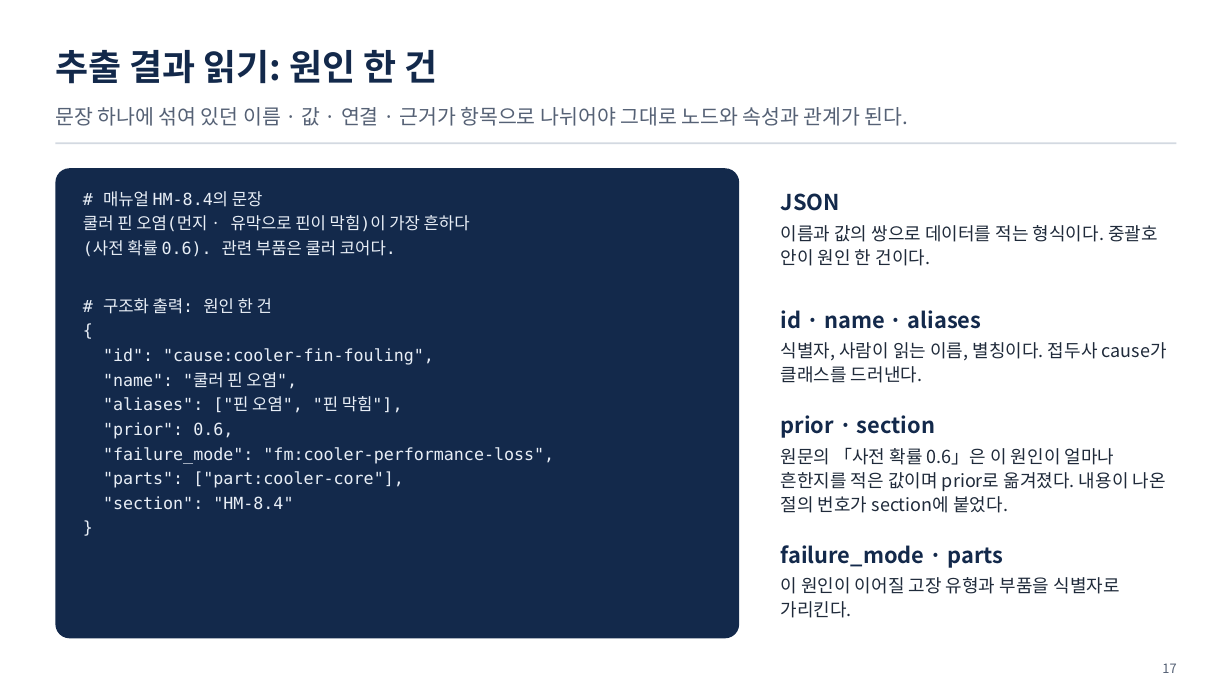
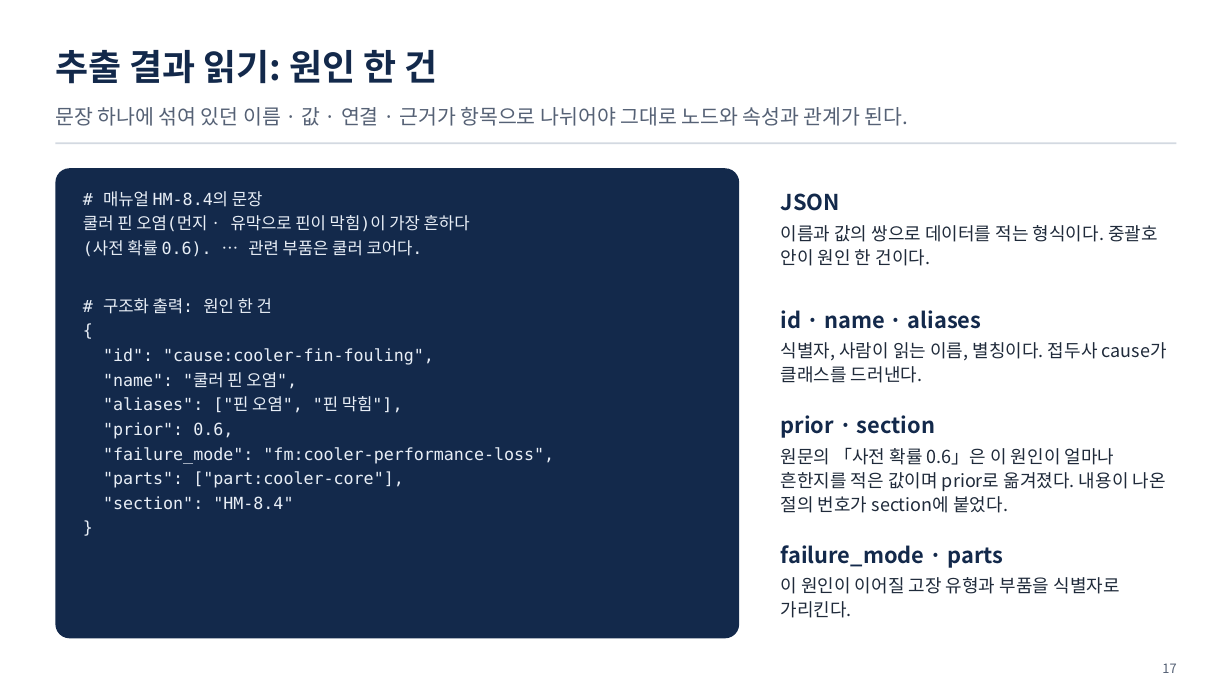
Before and after one commit to uengine-oss/hyd-iot-edu, a slide deck: slide 17 of 산출물/통합반/이론/04회차/통합반_04일차.pptx. Drawn at 1232x693 pixels with LibreOffice and Linux fonts; fonts in the diff are those of the drawing. Boxes give left, top, right and bottom in pixels: in the first picture for what was removed or moved away, otherwise in the second. Text is boxed around its words. In the diff, an @@ line names an element or a change of style, - is before the commit and + after.

```diff
--- a/산출물/통합반/이론/04회차/통합반_04일차.pptx
+++ b/산출물/통합반/이론/04회차/통합반_04일차.pptx
@@ text at box(83, 240, 423, 256): text changed @@
-(사전 확률 0.6). 관련 부품은 쿨러 코어다.
+(사전 확률 0.6). … 관련 부품은 쿨러 코어다.
```
Also in this commit, not shown: 32 other slides changed, 1 slide added, 5 other files.
